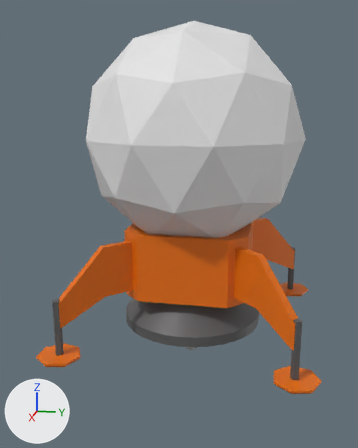
The glTF model public/models/lander.gltf as it was, and as the next commit left it.
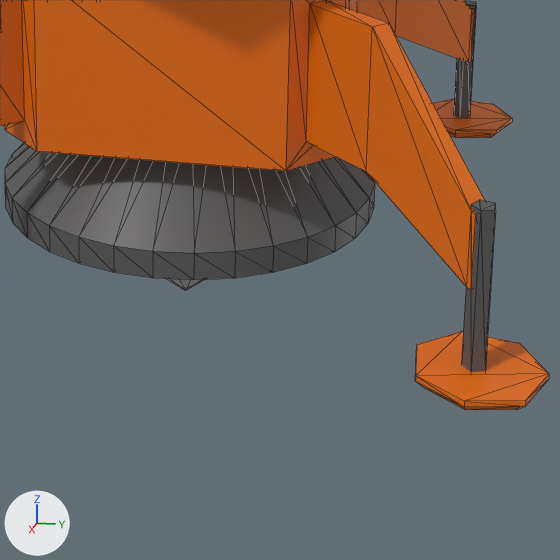
Old and new are each drawn whole from a 50 mm camera at (4.11, 0.69, 2.54) aimed at (-0.02, -0.13, 1.51) and again close up on the part from 35% to 91% of the width and 55% to 100% of the height. The axes (+X, +Y, +Z) are drawn at lower left. The lights are the same throughout. The close-ups show mesh edges as thin lines. Where no turn or scale is listed for an object, it has been applied to the vertices.
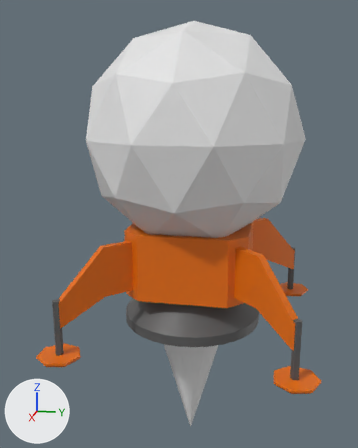
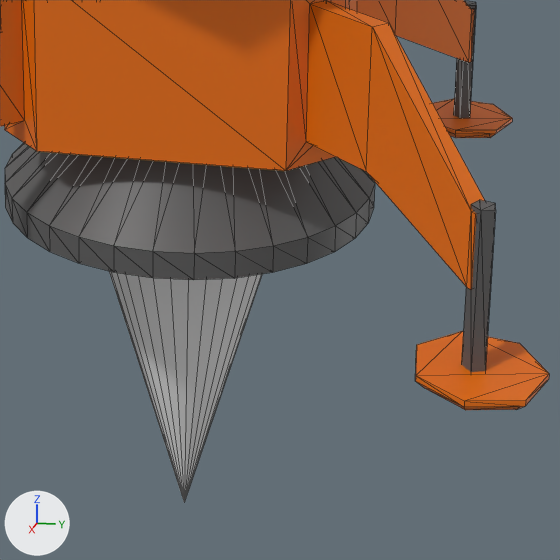
Patch to the scene script:
```diff
--- a/public/models/lander.gltf.py
+++ b/public/models/lander.gltf.py
@@ me_cone_002 @@
+me_cone_002.from_pydata(...)  # a 32-sided cone pointing to -z spanning x -0.382..0.382, y -0.382..0.382, z -0.671..0.671
@@ ob_thrust @@
-ob_thrust = bpy.data.objects.new('Thrust', me_cone_001)
-ob_thrust.location = (-0.002, -0.008, 0.522)
@@ ob_thrustnew @@
+ob_thrustnew = bpy.data.objects.new('ThrustNew', me_cone_002)
+ob_thrustnew.location = (-0.002, -0.016, 0.176)
```

Boxes (x1, y1, x2, y2) around the edits, measured in the close-ups (560 x 560 px):
'ThrustNew', added
    after: (109, 271, 262, 502)
'Thrust', deleted
    before: (168, 279, 205, 290)
